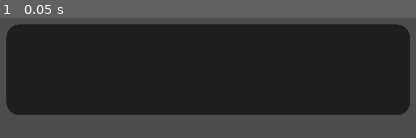
Above: before the commit, frame 1.
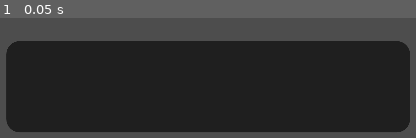
Above: after the commit, the same moment.

Repository: kyle-hessel/godot-narrative-prototype
Game: Godot game, scene res://scenes/UI/dialogue/textbox_response.tscn
Same seed, same stepped clock (60 frames per second), same inputs: the game is played once before the commit and once after it. This scene is started directly instead of the project's main scene. The engine's default icon, where the game draws it, is replaced by a stand-in: a white triangle on a blue panel in a dark square.
Inputs:
- Up to frame 1 (0.05 s): no input

The runs differ from the first frame. In frame 1, 27% of the frame differs, in the area x 1-99%, y 5-95%.

Commit message:
Fixed player response dialogue not closing alongside NPC dialogue at the end of a chain.

Diff:
--- a/project.godot
+++ b/project.godot
@@ -24,8 +24,6 @@
 window/size/viewport_width=1920
 window/size/viewport_height=1080
 window/size/resizable=false
-window/size/window_width_override=1280
-window/size/window_height_override=720
 window/stretch/mode="canvas_items"
 window/stretch/aspect="keep_height"
 
--- a/scenes/UI/dialogue/textbox_response.tscn
+++ b/scenes/UI/dialogue/textbox_response.tscn
@@ -13,9 +13,9 @@
 anchor_top = 0.5
 anchor_bottom = 0.5
 offset_left = 68.0
-offset_top = 13.0
+offset_top = 53.0
 offset_right = 1037.0
-offset_bottom = 231.0
+offset_bottom = 272.0
 grow_vertical = 2
 theme = ExtResource("2_aigip")
 
--- a/scripts/managers/dialogue_manager.gd
+++ b/scripts/managers/dialogue_manager.gd
@@ -79,6 +79,7 @@
 	if current_dialogue.next_dialogue == null || current_dialogue.next_dialogue.dialogue_type != Dialogue.DialogueType.RESPONSE:
 		# if the player has an active dialogue, destroy that when this function is called before destroying NPC dialogue.
 		if is_player_dialogue_active:
+			print("yo")
 			textbox_response_inst.queue_free()
 			is_player_dialogue_active = false
 
@@ -94,8 +95,6 @@
 				line_index = 0
 				return
 
-		show_textbox(current_dialogue.dialogue_type)
-
 	else:
 		line_index += 1
 		# if there is no more dialogue, reset to defaults.
